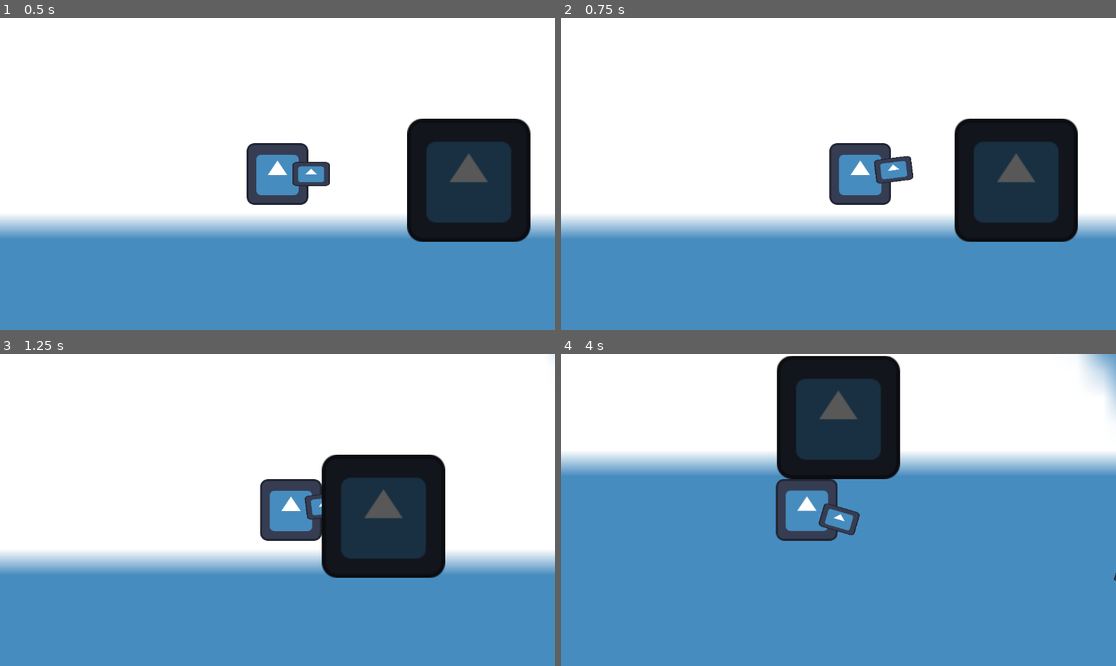
Above: before the commit, frames 1-4 (two rows, left to right).
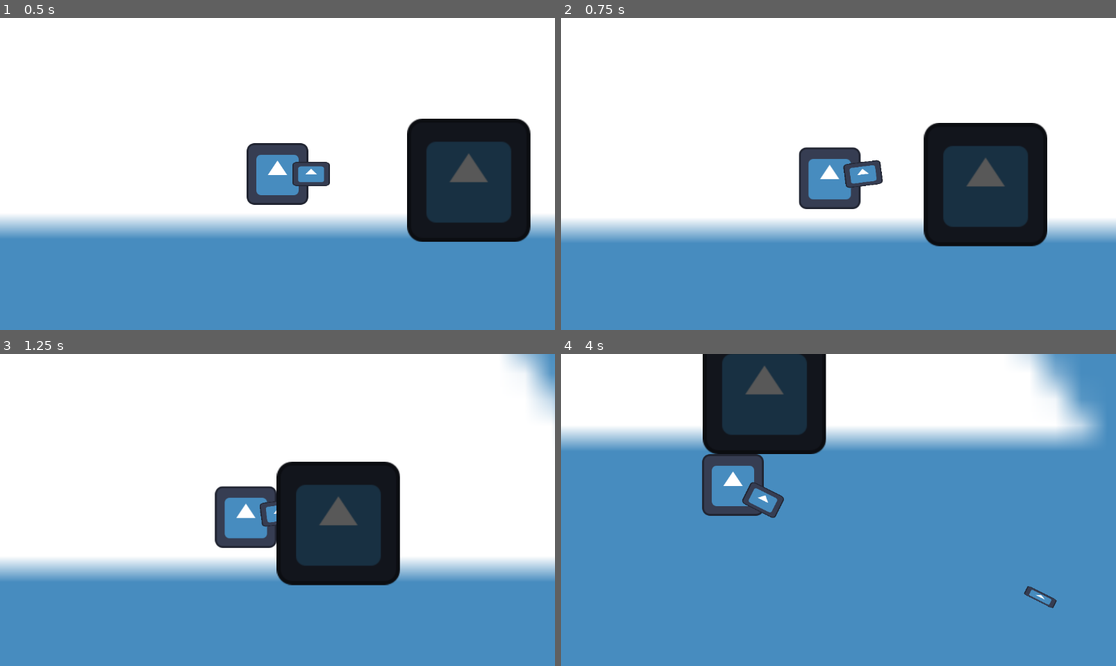
Above: after the commit, the same moments.

Repository: Shuflduf/MultiMurder
Game: Godot game, scene res://scenes/main.tscn
Same seed, same stepped clock (60 frames per second), same inputs: the game is played once before the commit and once after it. The engine's default icon, where the game draws it, is replaced by a stand-in: a white triangle on a blue panel in a dark square.
Inputs (mouse positions are in pixels of both pictures, inside the frame that each line leads up to):
- Up to frame 1 (0.5 s): no input
- Up to frame 2 (0.75 s): tap Enter at 0.5 s; move the mouse to (960, 158) at 0.52 s; press the mouse at (960, 158) at 0.53 s; hold D (right) from 0.53 s (still down)
- Up to frame 3 (1.25 s): keep holding D (right)
- Up to frame 4 (4 s): move the mouse to (727, 525) at 1.27 s; release D (right) at 1.28 s; release the mouse at (727, 525) at 1.28 s; hold S (down) 1.28-2.03 s; click (727, 525) at 1.35 s; move the mouse to (894, 441) at 2.02 s; press the mouse at (894, 441) at 2.03 s; hold D (right) 2.03-2.78 s; move the mouse to (810, 572) at 2.77 s; release the mouse at (810, 572) at 2.78 s; hold W (up) 2.78-3.53 s; click (810, 572) at 2.85 s; move the mouse to (1005, 556) at 3.52 s; press the mouse at (1005, 556) at 3.53 s; hold A (left) from 3.53 s (still down)

Frame 1 is identical in both runs. In frame 2, 16% of the frame differs, in the area x 0-100%, y 32-74%; in frame 3, 18%; in frame 4, 28%, in the area x 0-100%, y 0-82%.

Commit message:
cool camera

Diff:
--- a/scenes/player.tscn
+++ b/scenes/player.tscn
@@ -1,5 +1,6 @@
-[gd_scene load_steps=8 format=3 uid="uid://b3kndvg1opr6m"]
+[gd_scene load_steps=9 format=3 uid="uid://b3kndvg1opr6m"]
 
+[ext_resource type="Script" path="res://scripts/player.gd" id="1_2vvyq"]
 [ext_resource type="Texture2D" uid="uid://cepqbljkg6yn7" path="res://icon.svg" id="1_6em2n"]
 [ext_resource type="Script" path="res://scripts/move_c.gd" id="2_2ophi"]
 [ext_resource type="Script" path="res://scripts/move_input_c.gd" id="3_uk2jq"]
@@ -12,6 +13,7 @@
 
 [node name="Player" type="CharacterBody2D"]
 collision_layer = 2
+script = ExtResource("1_2vvyq")
 
 [node name="Sprite2D" type="Sprite2D" parent="."]
 texture = ExtResource("1_6em2n")
--- a/scripts/bullet.gd
+++ b/scripts/bullet.gd
@@ -9,5 +9,5 @@
 	)
 
 
-func _on_area_2d_body_entered(body: Node2D) -> void:
+func _on_area_2d_body_entered(_body: Node2D) -> void:
 	queue_free()
--- /dev/null
+++ b/scripts/player.gd
@@ -0,0 +1,8 @@
+extends CharacterBody2D
+
+@onready var camera: Camera2D = $Camera2D
+
+func _process(delta: float) -> void:
+	var camera_pos = get_local_mouse_position()
+	print(camera_pos)
+	camera.position = camera_pos / 3
